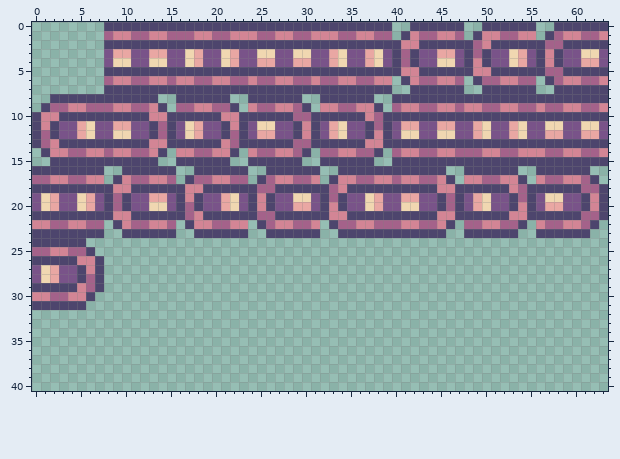
One commit to this pixel-art sprite: TowerOfDreams/sprites/sConveyer/1bb67467-bfb0-4747-948d-f1499803db71.png. That is the earlier state.
The file is 64x64 pixels. Shown: x 0..63, y 0..40.
Now the later version:
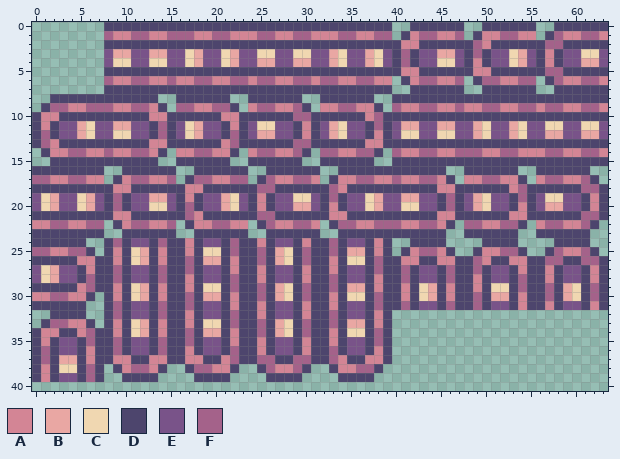
Palette (. is transparent): A #d38595  B #e9a7a3  C #f0d7b1  D #4d456d  E #795389  F #a4628a
What changed:
Changed rows in their new state; - is an unchanged pixel.
first column x 0:
24 --------DFDEEDFDDADEEDFDDADEEDADDFDEEDAD--DDDD----DDDD----DDDD--
25 --------DADCBDADDADCCDFDDFDBCDFDDFDBBDAD-DAFFAD--DAAFFD--DFAAFD-
26 --------DADCBDADDFDBBDADDFDBCDFDDADCCDFDDAADDAADDFADDAADDFFDDFFD
27 --------DFDEEDFDDFDEEDADDADEEDADDADEEDFDDFDEEDFDDFDEEDADDADEEDAD
28 --------DFDEEDFDDADEEDFDDADEEDADDFDEEDADDFDEEDFDDADEEDFDDADEEDAD
29 --------DADCBDADDADCCDFDDFDBCDFDDFDBBDADDADCBDADDADCCDFDDFDBCDFD
30 --------DADCBDADDFDBBDADDFDBCDFDDADCCDFDDADCBDADDFDBBDADDFDBCDFD
31 --------DFDEEDFDDFDEEDADDADEEDADDADEEDFDDFDEEDFDDFDEEDADDADEEDAD
32 --DDDD--DFDEEDFDDADEEDFDDADEEDADDFDEEDAD------------------------
33 -DFFAAD-DADCBDADDADCCDFDDFDBCDFDDFDBBDAD------------------------
34 DAADDAFDDADCBDADDFDBBDADDFDBCDFDDADCCDFD------------------------
35 DADEEDFDDFDEEDFDDFDEEDADDADEEDADDADEEDFD------------------------
36 DFDEEDADDFDEEDFDDADEEDFDDADEEDADDFDEEDAD------------------------
37 DFDBBDADDAADDAADDAADDAFDDFFDDFFDDFADDAAD------------------------
38 DADCCDFD-DAFFAD--DFFAAD--DFAAFD--DAAFFD-------------------------
39 DADEEDFD--DDDD----DDDD----DDDD----DDDD--------------------------
